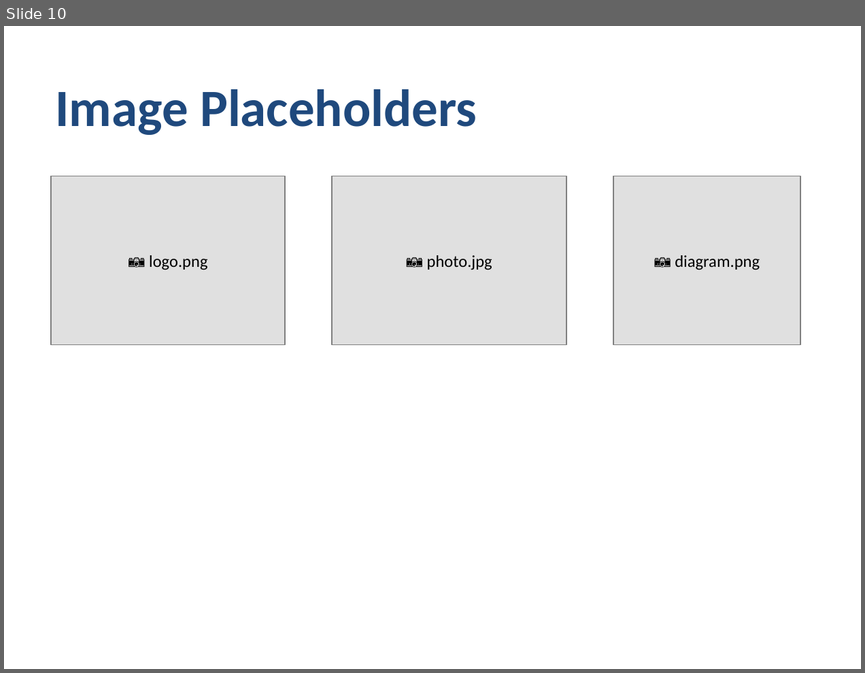
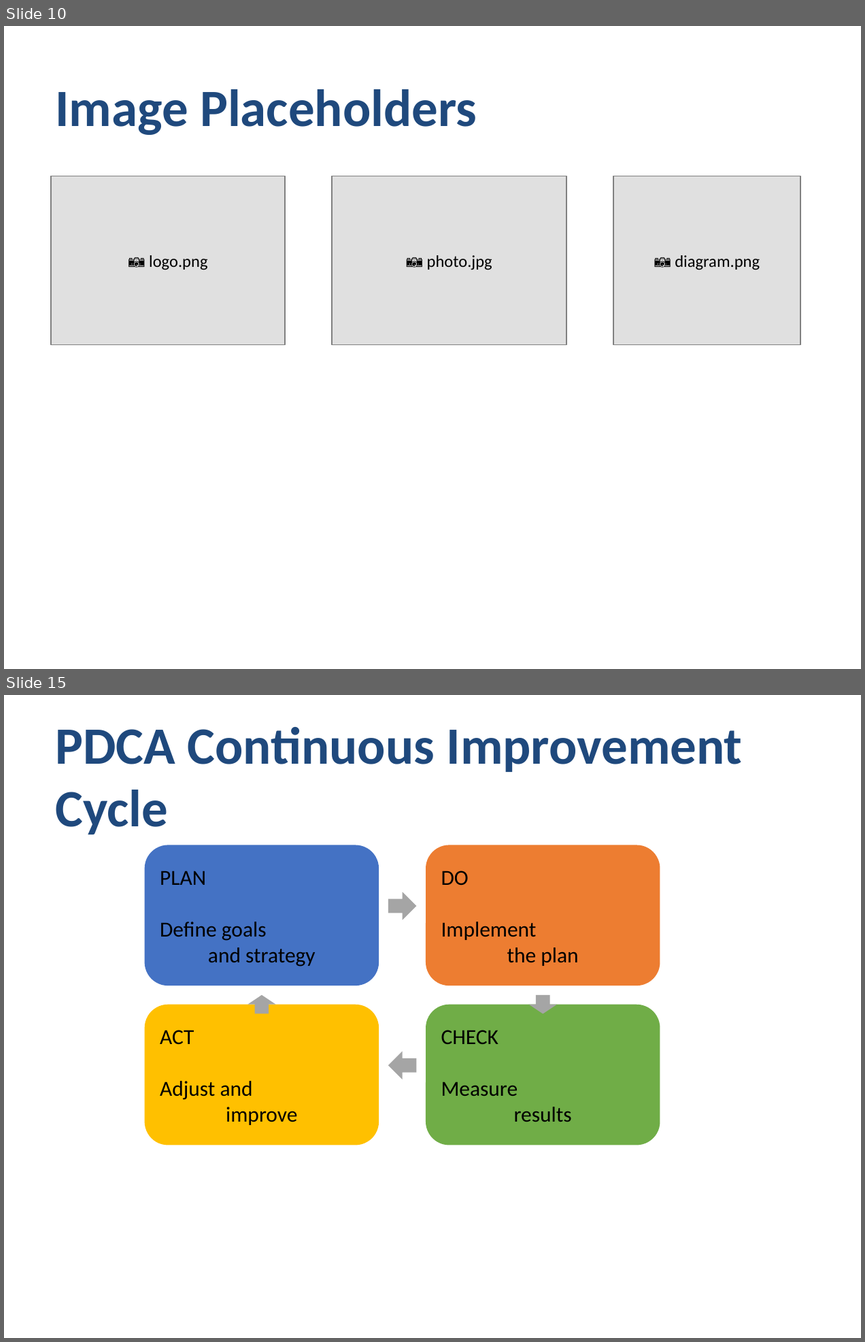
Before and after one commit to awol2005ex/ppt-rs, a slide deck: comprehensive_demo.pptx. Shown one above the other, each under a label of ours: slide 10 before the commit, slides 10 and 15 after it; the slides between them are not shown. The pictures are 865x673 and 865x1342 pixels, drawn with LibreOffice and Linux fonts; fonts in the diff are those of the drawing. Boxes give left, top, right and bottom in pixels: in the first picture for what was removed or moved away, otherwise in the second. Text is boxed around its words. In the diff, an @@ line names an element or a change of style, - is before the commit and + after.

```diff
--- a/comprehensive_demo.pptx
+++ b/comprehensive_demo.pptx
@@ slide 15 added at bbox=[4, 695, 861, 1338], background #FFFFFF @@
@@ text added at bbox=[55, 727, 742, 834], 44 pt, text #1F497D, bold @@
+PDCA Continuous Improvement Cycle
@@ rounded rectangle added at bbox=[145, 845, 379, 985], fill #4472C4, 18 pt, text #000000 @@
+PLAN
+Define goals
+and strategy
@@ rounded rectangle added at bbox=[426, 845, 660, 985], fill #ED7D31, 18 pt, text #000000 @@
+DO
+Implement
+the plan
@@ right arrow added at bbox=[388, 892, 416, 920], fill #A5A5A5 @@
@@ up arrow added at bbox=[247, 995, 275, 1014], fill #A5A5A5 @@
@@ down arrow added at bbox=[528, 995, 557, 1014], fill #A5A5A5 @@
@@ rounded rectangle added at bbox=[145, 1004, 379, 1145], fill #FFC000, 18 pt, text #000000 @@
+ACT
+Adjust and
+improve
@@ rounded rectangle added at bbox=[426, 1004, 660, 1145], fill #70AD47, 18 pt, text #000000 @@
+CHECK
+Measure
+results
@@ left arrow added at bbox=[388, 1051, 416, 1080], fill #A5A5A5 @@
```
Also in this commit, not shown: 9 other slides added, 14 other files.
